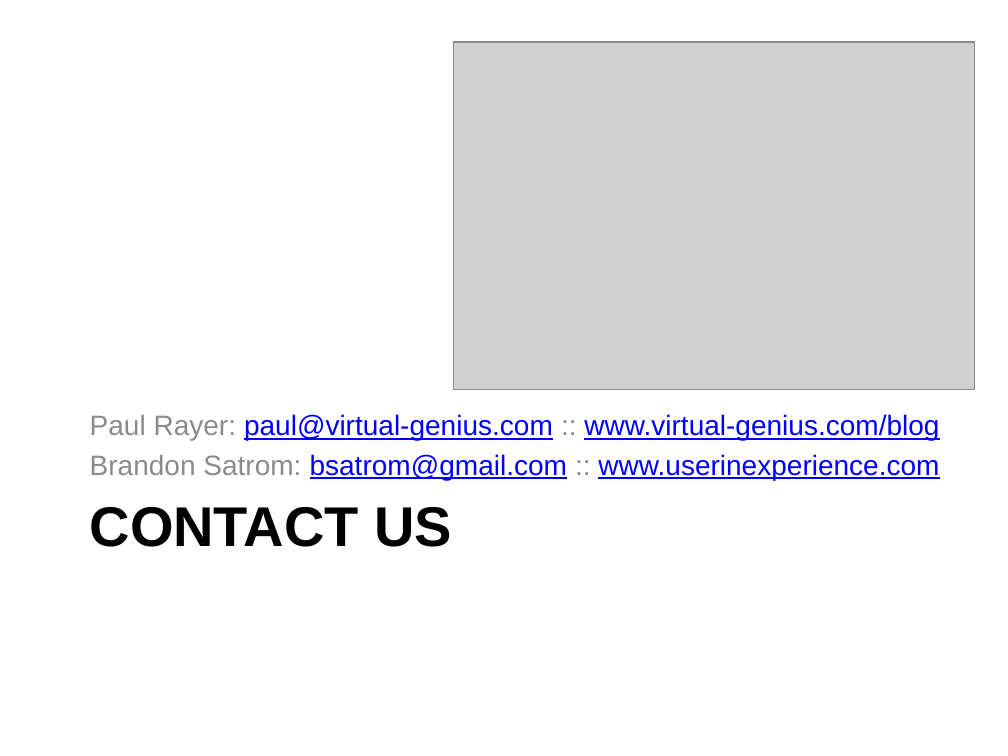
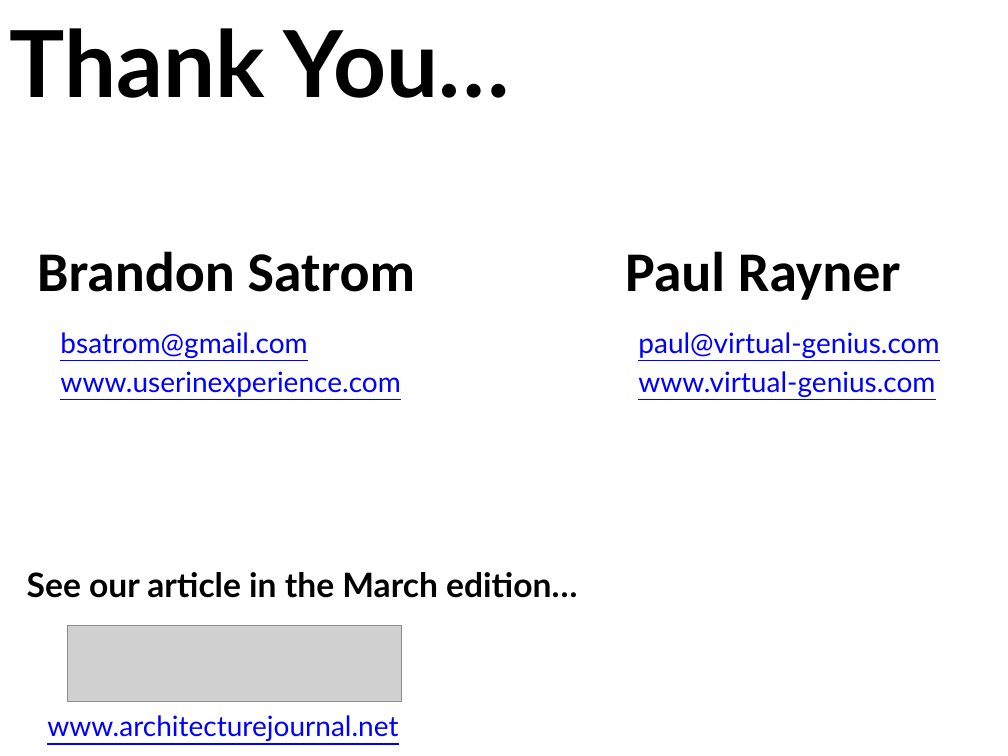
Before and after one commit to bsatrom/StrategicDesignPaper, a slide deck: slide 26 of ITARC Austin/Keeping Architectures Relevant.pptx (slide 51 before the commit). Drawn at 1008x756 pixels with LibreOffice and Linux fonts; fonts in the diff are those of the drawing; grey boxes stand for pictures. Boxes give left, top, right and bottom in pixels: in the first picture for what was removed or moved away, otherwise in the second. Text is boxed around its words. In the diff, an @@ line names an element or a change of style, - is before the commit and + after.

```diff
--- a/ITARC Austin/Keeping Architectures Relevant.pptx
+++ b/ITARC Austin/Keeping Architectures Relevant.pptx
@@ text added at [10,28,510,98], 66 pt, text #000000, bold @@
+Thank You…
@@ picture removed at [454,42,975,389] @@
@@ text added at [37,251,416,292], 40 pt, text #000000, bold @@
+Brandon Satrom
@@ text added at [625,251,901,300], 40 pt, text #000000, bold @@
+Paul Rayner
@@ text at [60,332,400,397]: text changed; font Arial to Lato @@
-Paul Rayer: paul@virtual-genius.com :: www.virtual-genius.com/blog
-Brandon Satrom: bsatrom@gmail.com :: www.userinexperience.com
+bsatrom@gmail.com
+www.userinexperience.com
@@ text added at [638,332,939,397], 20 pt, text #0000FF, underline @@
+paul@virtual-genius.com
+www.virtual-genius.com
@@ title removed at [90,507,452,547] @@
-CONTACT US
@@ text added at [27,572,577,598], 24 pt, text #000000, bold @@
+See our article in the March edition…
@@ picture added at [68,626,402,702] @@
@@ text added at [47,715,398,741], 20 pt, text #0000FF, underline @@
+www.architecturejournal.net
```
Also in this commit, not shown: 9 other slides changed, 17 slides added, 42 slides removed, 1 other file.
